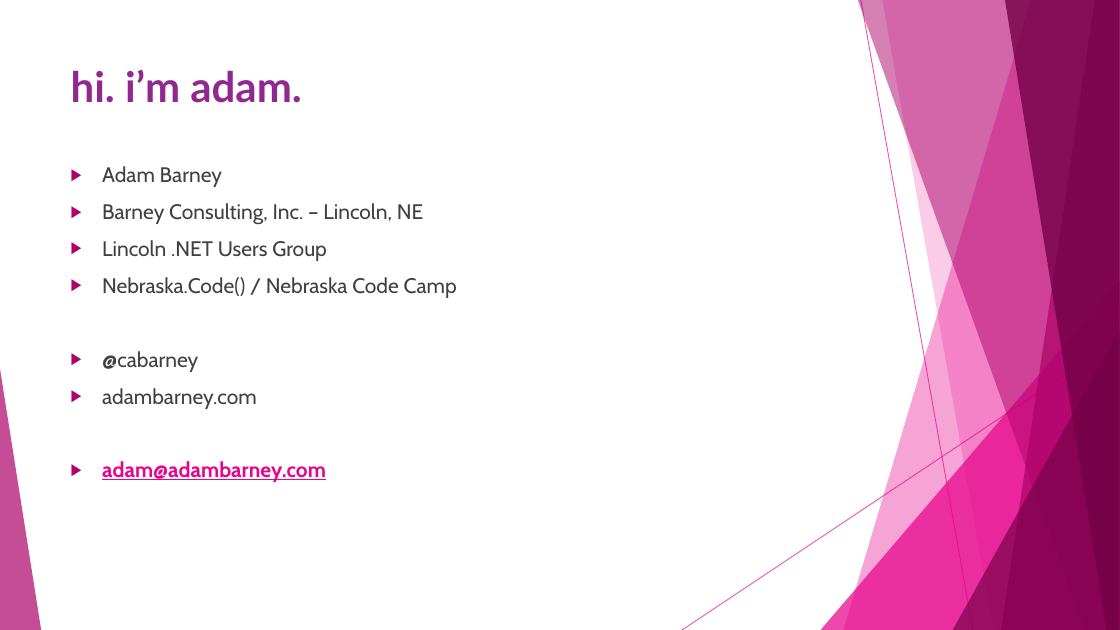
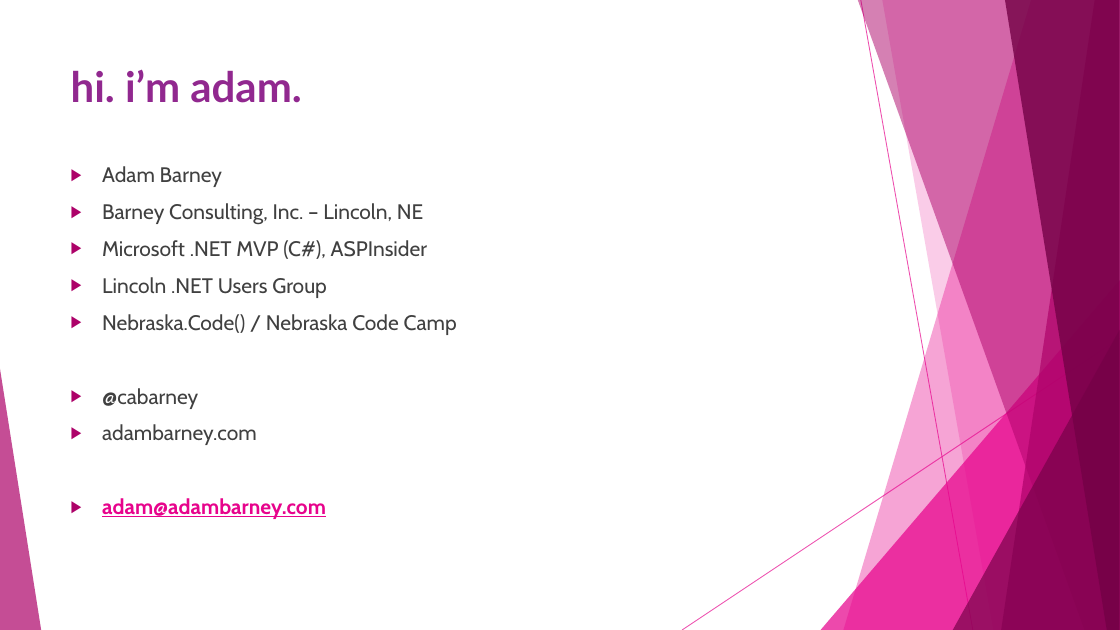
Before and after one commit to cabarney/Meet-Aurelia-Talk, a slide deck: slide 2 of Slides.pptx. Drawn at 1120x630 pixels with LibreOffice and Linux fonts; fonts in the diff are those of the drawing; background and template pictures are left out. Boxes give left, top, right and bottom in pixels: in the first picture for what was removed or moved away, otherwise in the second. Text is boxed around its words. In the diff, an @@ line names an element or a change of style, - is before the commit and + after.

```diff
--- a/Slides.pptx
+++ b/Slides.pptx
@@ text at bbox=[102, 240, 427, 259]: paragraph added @@
+▶ Microsoft .NET MVP (C#), ASPInsider
```
Also in this commit, not shown: 1 other slide changed, 1 slide added, 2 other files.
